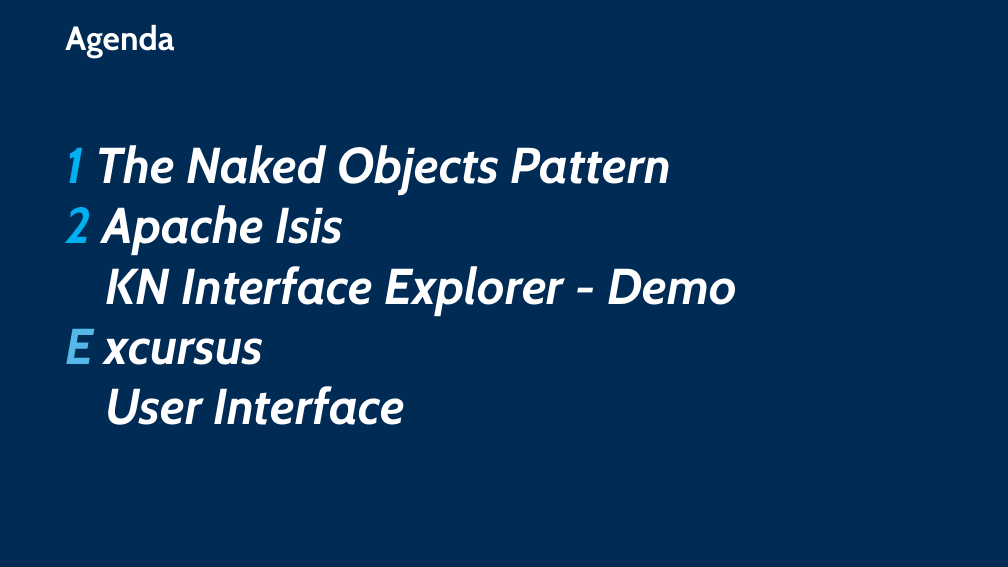
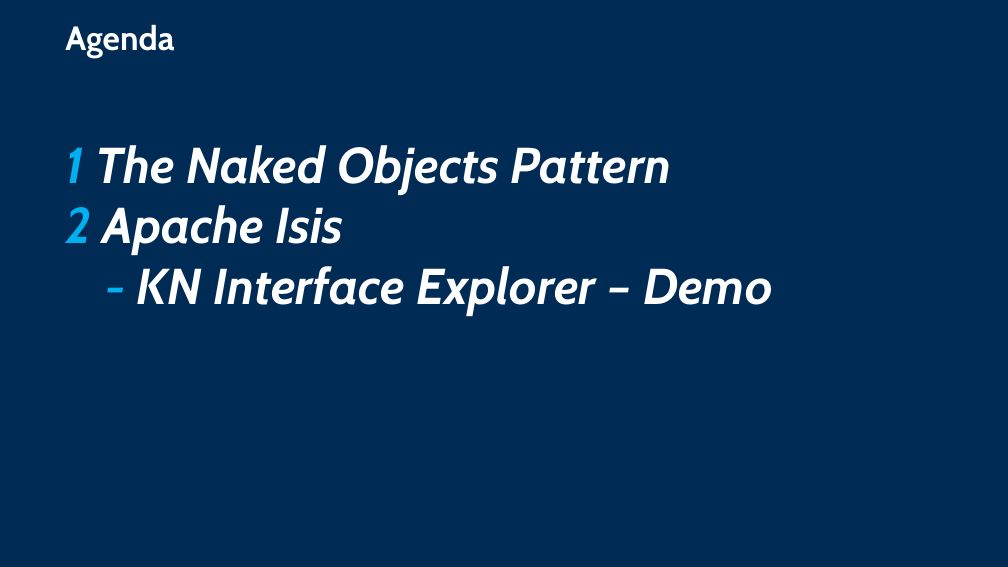
Before and after one commit to joerg-rade/dddsample-isis, a slide deck: slide 3 of NakedObjects.pptx. Drawn at 1008x567 pixels with LibreOffice and Linux fonts; fonts in the diff are those of the drawing; background and template pictures are left out. Boxes give left, top, right and bottom in pixels: in the first picture for what was removed or moved away, otherwise in the second. Text is boxed around its words. In the diff, an @@ line names an element or a change of style, - is before the commit and + after.

```diff
--- a/NakedObjects.pptx
+++ b/NakedObjects.pptx
@@ text at (x1=137, y1=266, x2=773, y2=314): text changed @@
-KN Interface Explorer - Demo
-E xcursus
-User Interface
+- KN Interface Explorer – Demo
```
Also in this commit, not shown: 16 other slides changed, 2 slides added, 1 slide removed, 4 other files.
